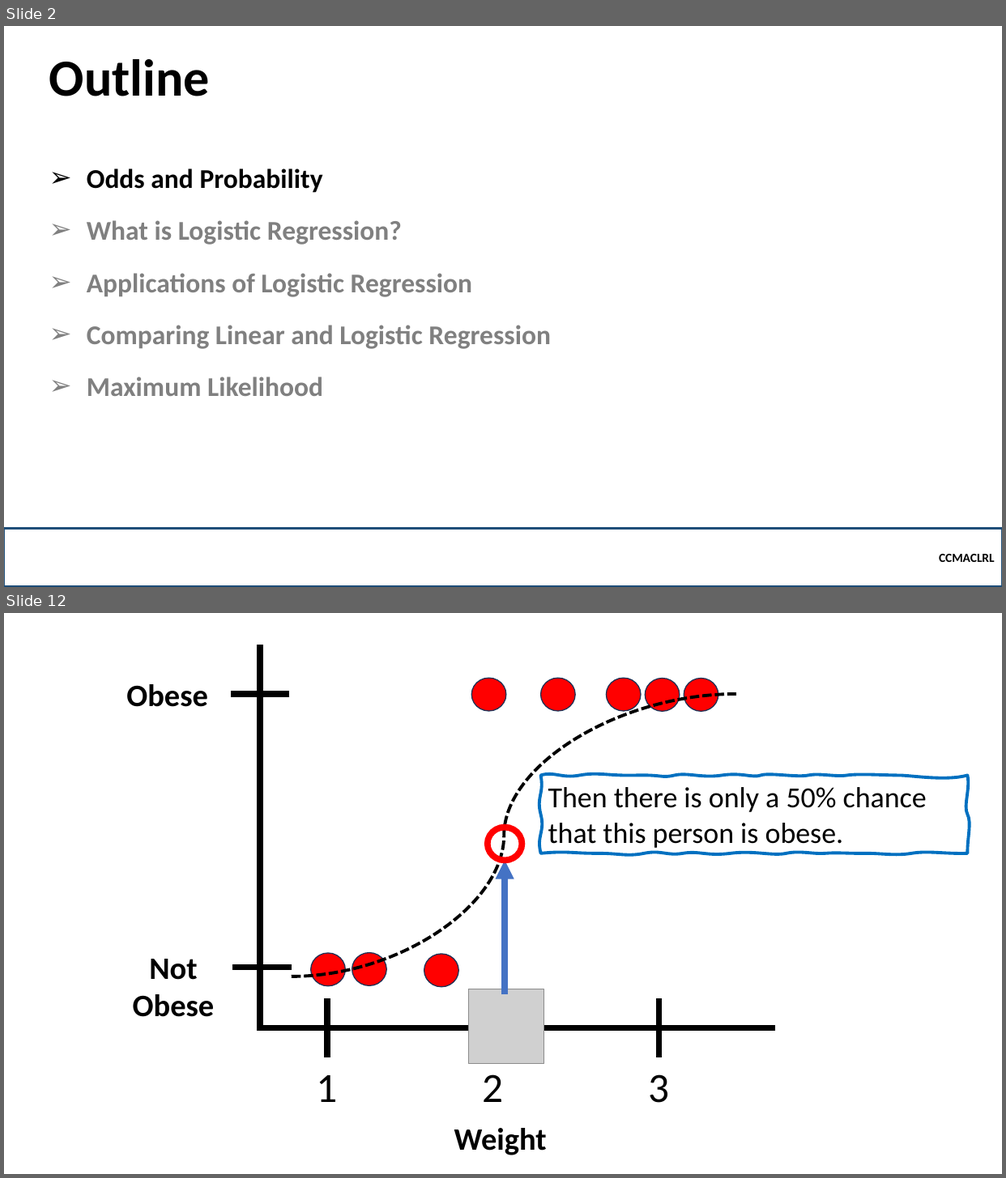
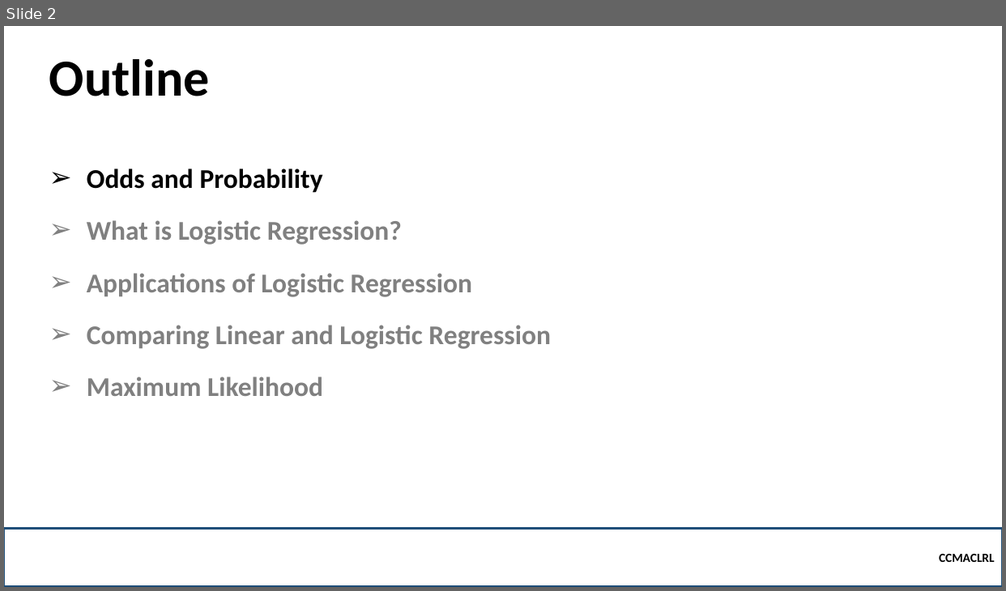
Before and after one commit to robitussin/CCMACLRL, a slide deck: 5 - Logistic Regression/Logistic Regression (Math).pptx. Shown one above the other, each under a label of ours: slides 2 and 12 before the commit, slide 2 after it; the slides between them are not shown. The pictures are 1006x1178 and 1006x591 pixels, drawn with LibreOffice and Linux fonts; fonts in the diff are those of the drawing; grey boxes stand for pictures; background and template pictures are left out. Boxes give left, top, right and bottom in pixels: in the first picture for what was removed or moved away, otherwise in the second. Text is boxed around its words. In the diff, an @@ line names an element or a change of style, - is before the commit and + after.

```diff
--- a/5 - Logistic Regression/Logistic Regression (Math).pptx
+++ b/5 - Logistic Regression/Logistic Regression (Math).pptx
@@ slide 12 removed at (4, 613, 1002, 1174), background picture (left out) @@
@@ text removed at (126, 684, 208, 707) @@
-Obese
@@ ellipse removed at (472, 678, 506, 711) @@
@@ ellipse removed at (541, 678, 575, 711) @@
@@ ellipse removed at (607, 678, 641, 711) @@
@@ ellipse removed at (645, 678, 680, 711) @@
@@ ellipse removed at (684, 678, 718, 711) @@
@@ group removed at (231, 645, 776, 1103): 6 lines, 3 texts @@
-1
-2
-3
@@ curved line removed from (292, 977) to (736, 694) @@
@@ freeform shape removed at (541, 776, 967, 854) @@
-Then there is only a 50% chance that this person is obese.
@@ ellipse removed at (488, 827, 522, 860) @@
@@ arrow removed from (505, 995) to (505, 861) @@
@@ text removed at (133, 959, 215, 1017) @@
-Not Obese
@@ ellipse removed at (311, 953, 345, 986) @@
@@ ellipse removed at (352, 953, 386, 986) @@
@@ ellipse removed at (424, 954, 458, 987) @@
@@ picture removed at (469, 990, 543, 1064) @@
@@ text removed at (454, 1128, 547, 1156) @@
-Weight
```
Also in this commit, not shown: 10 slides changed, 32 other slides removed, 1 other file.
